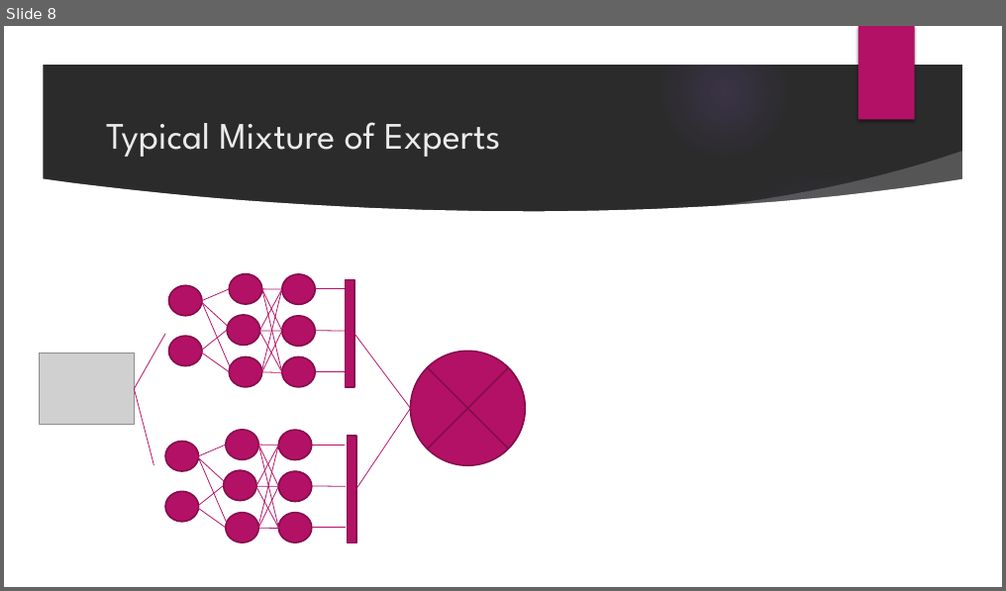
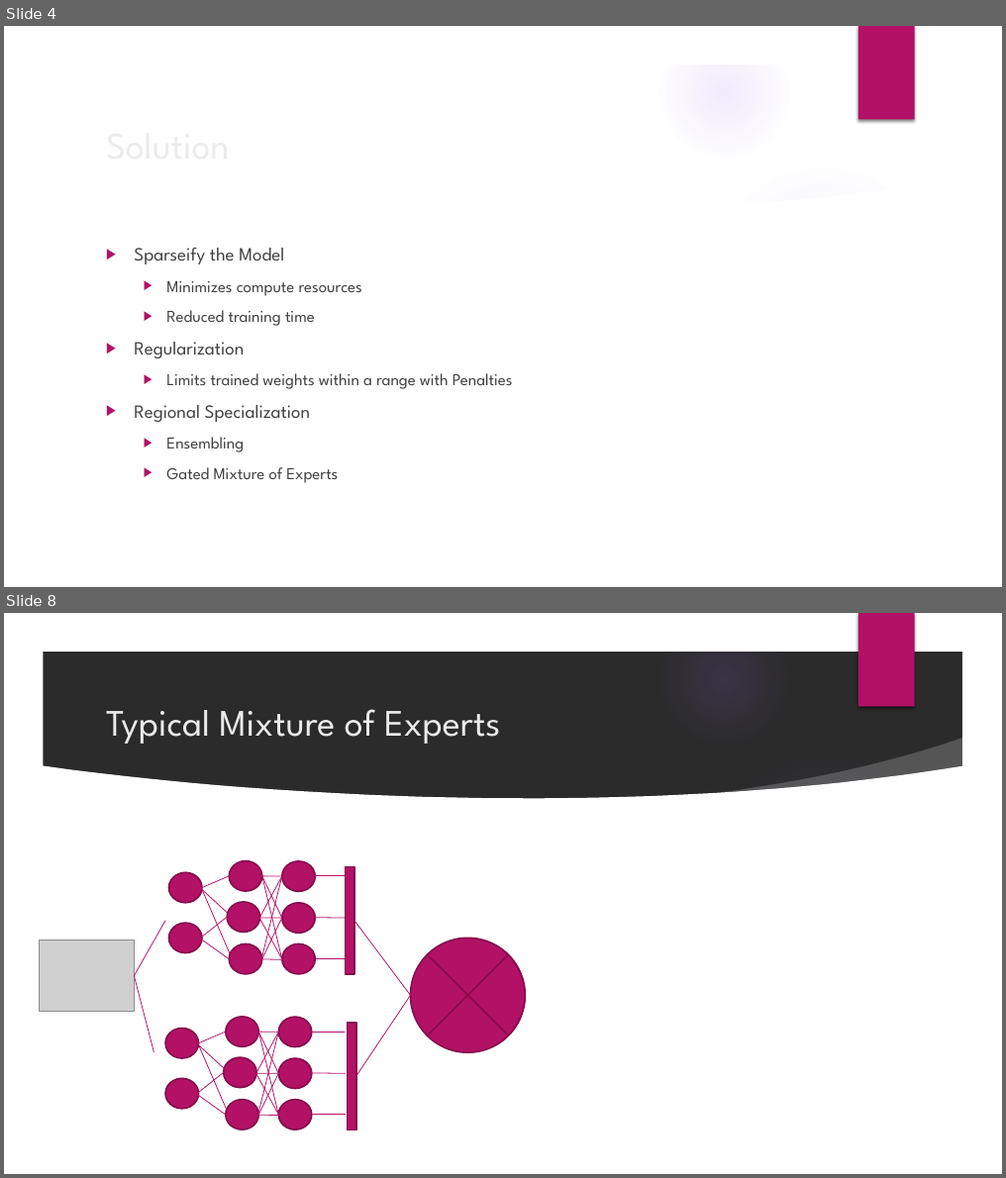
Before and after one commit to realdanielbyrne/tsneGatedMoE, a slide deck: PT-SNE Gated Mixture of Sparse Experts (PT-MoE).pptx. Shown one above the other, each under a label of ours: slide 8 before the commit, slides 4 and 8 after it; the slides between them are not shown. The pictures are 1006x591 and 1006x1178 pixels, drawn with LibreOffice and Linux fonts; fonts in the diff are those of the drawing; grey boxes stand for pictures; background and template pictures are left out; a plain dark background stands for a picture behind light text. Boxes give left, top, right and bottom in pixels: in the first picture for what was removed or moved away, otherwise in the second. Text is boxed around its words. In the diff, an @@ line names an element or a change of style, - is before the commit and + after.

```diff
--- a/PT-SNE Gated Mixture of Sparse Experts (PT-MoE).pptx
+++ b/PT-SNE Gated Mixture of Sparse Experts (PT-MoE).pptx
@@ slide 4 added at <box>4,26,1002,587</box>, background picture (left out); not listed: 9 template elements that a slide beside it also shows @@
@@ title added at <box>98,105,816,183</box>, 36 pt, text #EBEBEB @@
+Solution
@@ text added at <box>134,248,513,483</box>, 16 pt, text #404040 @@
+▶ Sparseify the Model
+  ▶ Minimizes compute resources
+  ▶ Reduced training time
+▶ Regularization
+  ▶ Limits trained weights within a range with Penalties
+▶ Regional Specialization
+  ▶ Ensembling
+  ▶ Gated Mixture of Experts
```
Also in this commit, not shown: 7 slides changed, 1 other slide added, 3 slides removed, 38 other files.
